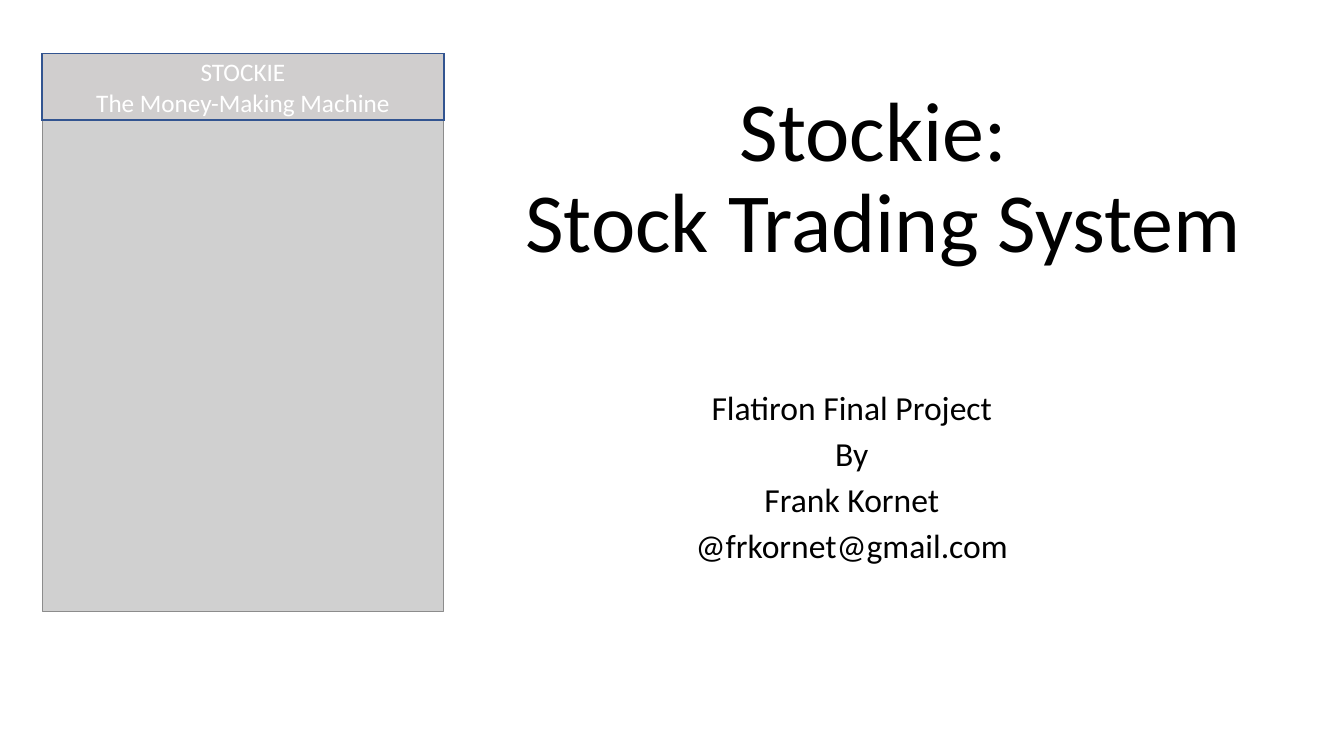
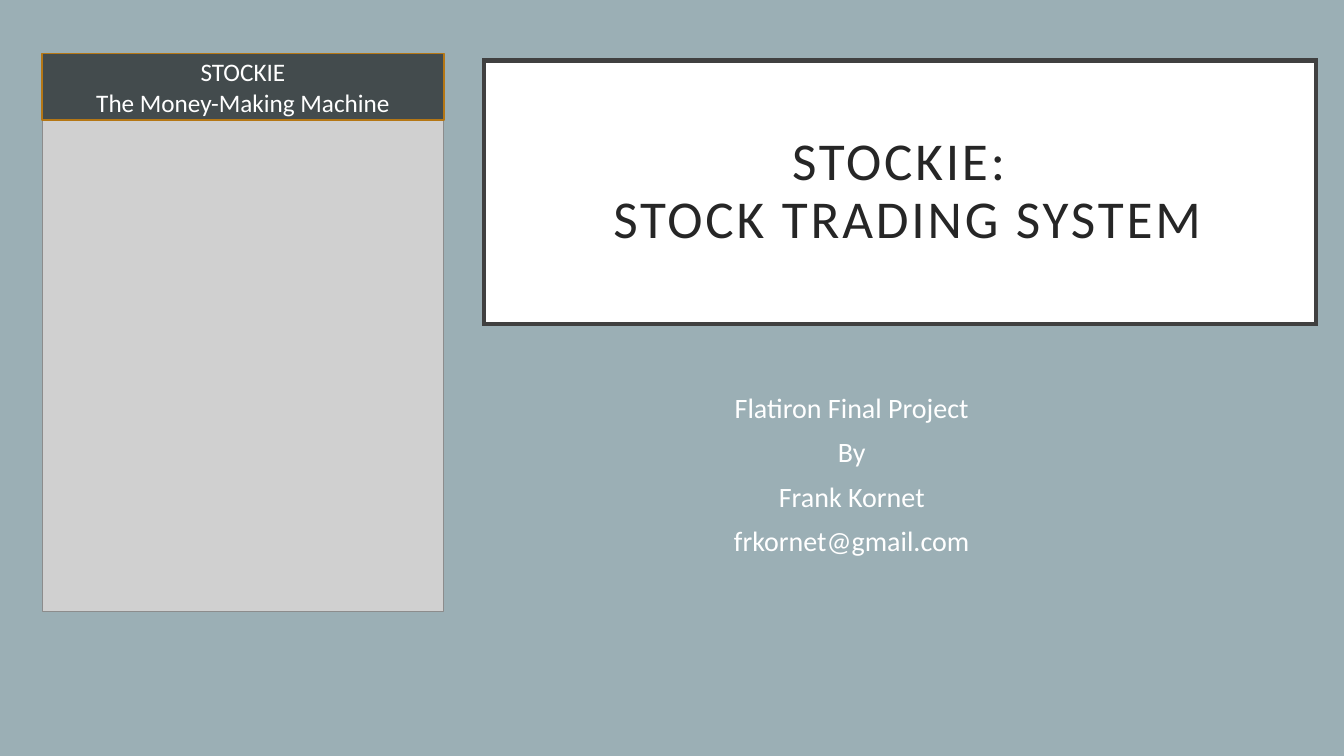
Before and after one commit to frkornet/Stock-Market-Final-Project, a slide deck: slide 1 of Final Project.pptx. Drawn at 1344x756 pixels with LibreOffice and Linux fonts; fonts in the diff are those of the drawing; grey boxes stand for pictures. Boxes give left, top, right and bottom in pixels: in the first picture for what was removed or moved away, otherwise in the second. Text is boxed around its words. In the diff, an @@ line names an element or a change of style, - is before the commit and + after.

```diff
--- a/Final Project.pptx
+++ b/Final Project.pptx
@@ background #FFFFFF to #9BAFB5 @@
@@ rectangle "STOCKIE" at bbox=[42, 53, 445, 120]: fill #D0CECE to #434B4D; outline #325491 1 pt to #B67815 1 pt @@
@@ title "STOCKIE: STOCK TRADING SYSTEM": place and size @@
-title "STOCKIE: STOCK TRADING SYSTEM" at bbox=[525, 102, 1241, 267]
+title "STOCKIE: STOCK TRADING SYSTEM" at bbox=[484, 60, 1316, 324]
@@ title "STOCKIE: STOCK TRADING SYSTEM" at bbox=[484, 60, 1316, 324]: vertical alignment bottom to middle; fill none to #FFFFFF; outline none to #404040 3 pt @@
@@ title at bbox=[613, 145, 1201, 239]: text changed; size 60 to 38 pt; text colour #000000 to #262626 @@
-Stockie:
-Stock Trading System
+STOCKIE:
+STOCK TRADING SYSTEM
@@ subtitle at bbox=[735, 398, 968, 507]: size 24 to 20 pt, text colour #000000 to #FFFFFF in "Flatiron Final Project", "By", "Frank Kornet"; line spacing 0.8 to 0.9 @@
@@ subtitle at bbox=[734, 531, 969, 556]: text changed; size 24 to 20 pt; text colour #000000 to #FFFFFF @@
-@frkornet@gmail.com
+frkornet@gmail.com
```
Also in this commit, not shown: 9 other slides changed, 7 other files.
